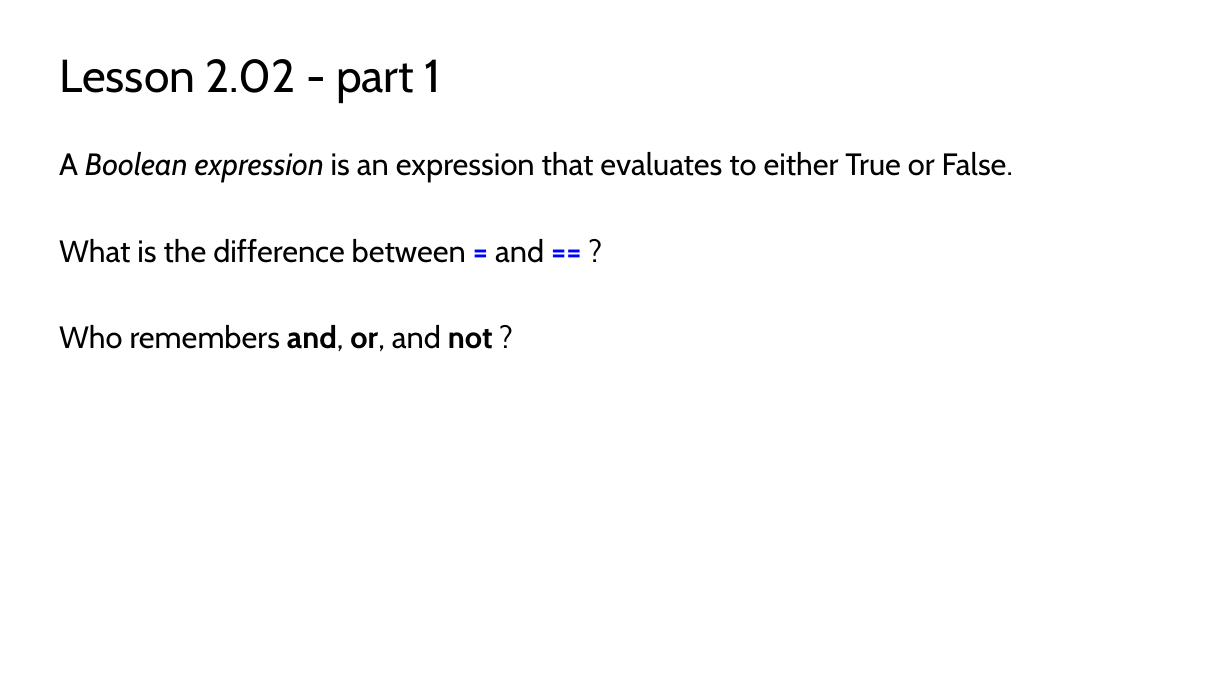
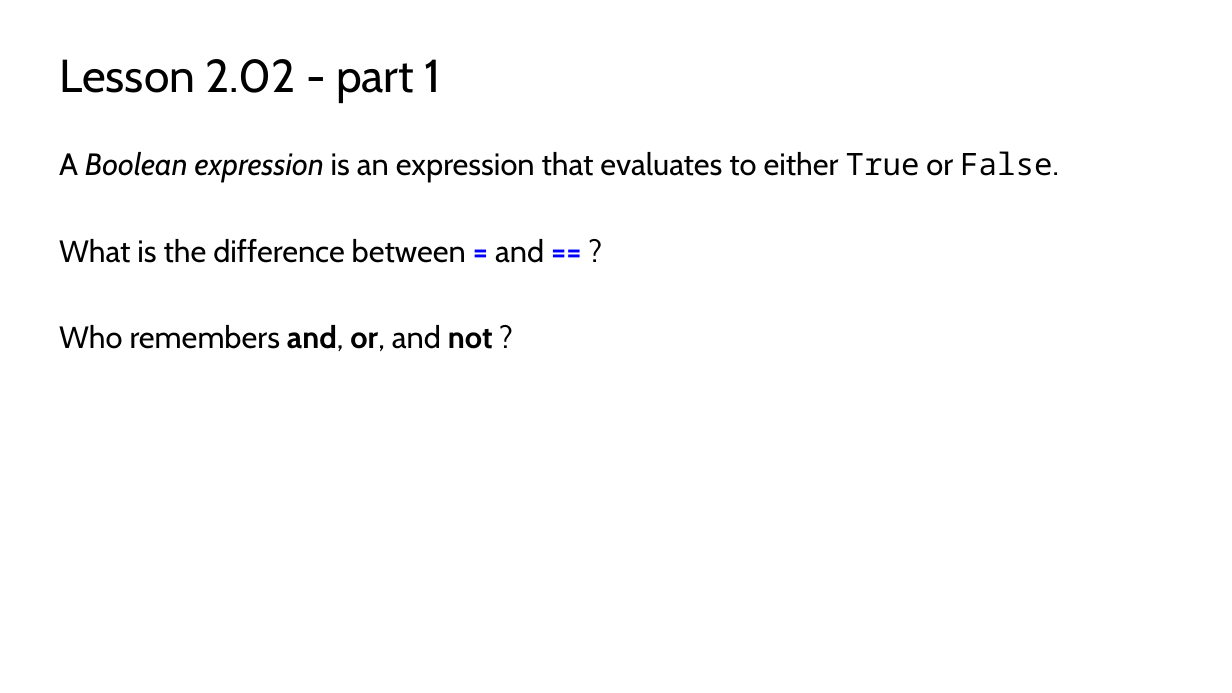
Before and after one commit to TEALSK12/2nd-semester-introduction-to-computer-science, a slide deck: slide 6 of docs/units/2_unit/slidedecks/Intro Python 2.02 TEALS.pptx. Drawn at 1232x693 pixels with LibreOffice and Linux fonts; fonts in the diff are those of the drawing; background and template pictures are left out. Boxes give left, top, right and bottom in pixels: in the first picture for what was removed or moved away, otherwise in the second. Text is boxed around its words. In the diff, an @@ line names an element or a change of style, - is before the commit and + after.

```diff
--- a/docs/units/2_unit/slidedecks/Intro Python 2.02 TEALS.pptx
+++ b/docs/units/2_unit/slidedecks/Intro Python 2.02 TEALS.pptx
@@ text at (x1=59, y1=151, x2=1059, y2=182): font Cabin to Noto Sans Mono in "True False." @@
```
Also in this commit, not shown: 12 other slides changed, 9 other files.
